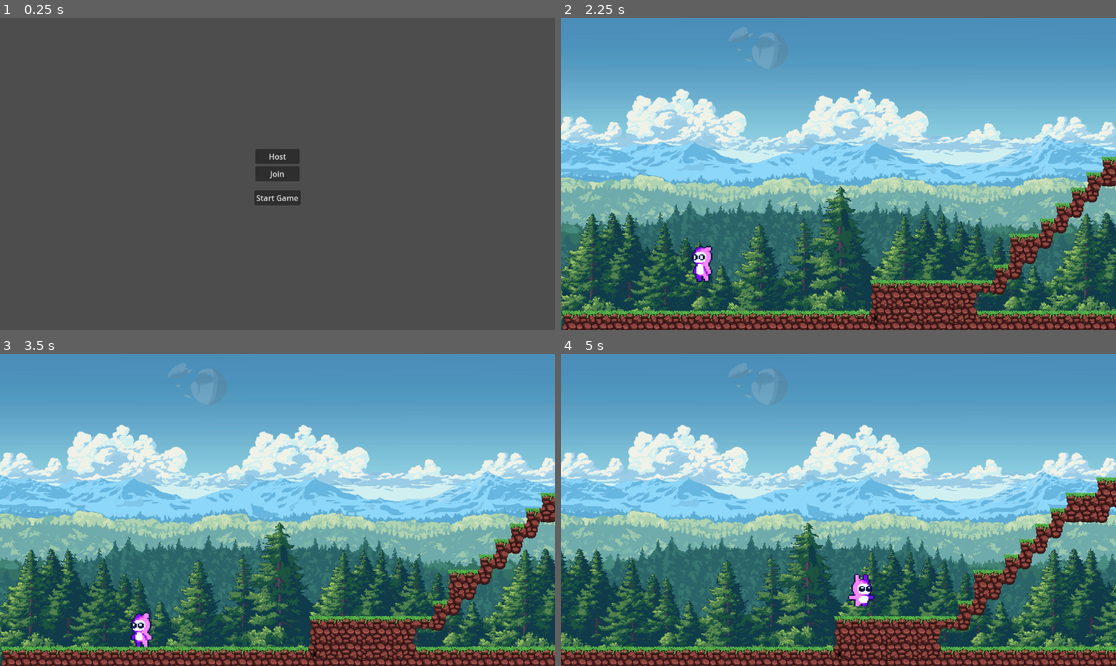
Above: before the commit, frames 1-4 (two rows, left to right).
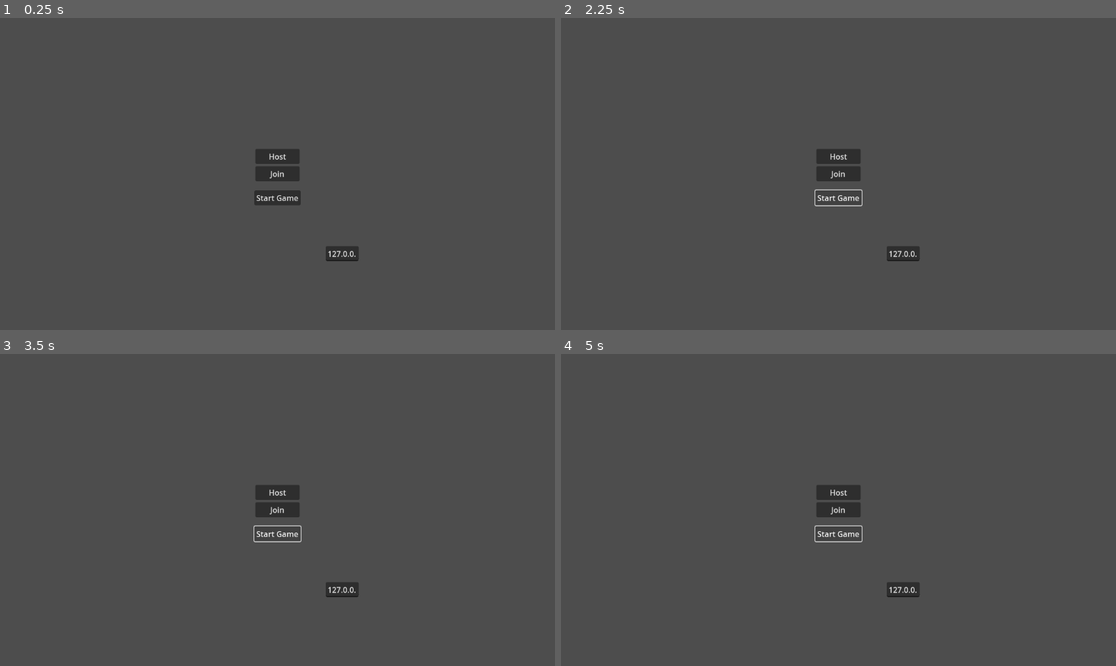
Above: after the commit, the same moments.

Repository: oberthan/Platformer
Game: Godot game, scene res://Main.tscn
The game is run twice, just before and just after one commit, with the same random seed, the same clock (stepped at 60 frames per second) and the same inputs.
Inputs (mouse positions are in pixels of both pictures, inside the frame that each line leads up to):
- Up to frame 1 (0.25 s): no input
- Up to frame 2 (2.25 s): click "Host" at 0.5 s; click "Join" at 1.25 s; click "Start Game" at 2 s
- Up to frame 3 (3.5 s): click (277, 534) at 2.75 s, where only the run after the commit has a clickable "Start Game"
- Up to frame 4 (5 s): hold D (right) from 3.53 s (still down); tap Space (jump) at 3.6, 3.77, 4.07, 4.35, 4.52, 4.82 s

The runs differ from the first frame. In frame 1, 0.3% of the frame differs, in the area x 58-65%, y 73-78%; in frame 2, 100%; in frame 3, 100%, in the area x 0-100%, y 0-100%; in frame 4, 100%.
Error after the commit: Parse Error: Unexpected identifier "def" in class body. (res://network.gd:38)

Commit message:
Refactor networking to support a dedicated server and implement server-authoritative physics.
This change introduces a new `network.gd` autoloaded singleton to centralize all networking logic. The game can now be run as a dedicated server using the `--server` command-line argument.

The physics has been refactored to be server-authoritative. Clients send their inputs to the server, which then processes the physics and broadcasts the updated state to all clients. This prevents cheating and ensures a consistent game state for all players.

The main changes are:
- Added `network.gd` to manage networking.
- Modified `Main.gd` to use the new `Network` singleton.
- Updated `Level.gd` to handle player spawning on the server.
- Refactored `Player.gd` to send inputs to the server and receive state updates.
- Removed the unused `world.gd` file.

Diff:
--- a/Level.gd
+++ b/Level.gd
@@ -4,11 +4,17 @@
 @onready var spawn_point = $SpawnPoint
 
 func _ready():
-	# Host spawns all players (works also if you connect late)
+	if Network.is_server:
+		for id in Network.get_all_player_ids():
+			# If we are the server, and not in dedicated server mode, spawn a player for us.
+			if id == 1 and "--server" not in OS.get_cmdline_args():
+				add_player(id)
+			# Spawn players for all clients
+			elif id != 1:
+				add_player(id)
 
-	for id in multiplayer.get_peers():
-		add_player(id)
-	add_player(multiplayer.get_unique_id()) # host itself
+		multiplayer.peer_connected.connect(add_player)
+		multiplayer.peer_disconnected.connect(remove_player)
 
 func add_player(id: int):
 	var player = player_scene.instantiate()
@@ -16,3 +22,10 @@
 	player.position = spawn_point.position
 	add_child(player)
 	player.set_multiplayer_authority(id)
+	Network.register_player(id, player)
+
+func remove_player(id: int):
+	var player = get_node(str(id))
+	if player:
+		player.queue_free()
+		Network.unregister_player(id)
--- a/Main.gd
+++ b/Main.gd
@@ -1,30 +1,21 @@
 extends Node2D
 
-var peer = ENetMultiplayerPeer.new()
-@export var player_scene : PackedScene
+var ip_address_input = LineEdit.new()
+
+func _ready():
+	ip_address_input.text = "127.0.0.1"
+	ip_address_input.position = Vector2(100, 150)
+	add_child(ip_address_input)
+
+func _on_host_pressed() -> void:
+	Network.start_server(4242, 2)
+	# The server will automatically switch to the level when it's ready.
+
+func _on_join_pressed() -> void:
+	var ip = ip_address_input.text
+	Network.start_client(ip, 4242)
 
 
-
-func _on_host_pressed() -> void:
-	peer.create_server(4242, 1)
-	multiplayer.multiplayer_peer = peer
-	multiplayer.peer_connected.connect(add_player)
-	add_player(multiplayer.get_unique_id())
-
-
-func _on_join_pressed() -> void:
-	peer.create_client("127.0.0.1", 4242)
-	multiplayer.multiplayer_peer = peer
-
-
-func add_player(id = 1):
-	print("Player joined with id:", id)
-
-# Host starts game
 func _on_start_game_pressed():
-	if multiplayer.is_server():
-		rpc("switch_to_level", "res://Level_1.tscn")
-
-@rpc("authority", "call_local")
-func switch_to_level(scene_path: String):
-	get_tree().change_scene_to_file(scene_path)
+	if Network.is_server:
+		Network.rpc("switch_to_level", "res://Level_1.tscn")
--- a/Player.gd
+++ b/Player.gd
@@ -14,16 +14,20 @@
 
 var eDelta = 0
 
+var inputs = {
+	"left": false,
+	"right": false,
+	"jump": false
+}
 
-
+var server_position = Vector2.ZERO
+var server_velocity = Vector2.ZERO
 
 func _enter_tree():
 	set_multiplayer_authority(name.to_int())
 	cam.enabled = is_multiplayer_authority()
 
 func _ready() -> void:
-	if is_multiplayer_authority():
-		rpc("updatePos", name, position, velocity)
 	cam.enabled = is_multiplayer_authority()
 
 	match name.to_int():
@@ -64,7 +68,7 @@
 		animation_sprite.set_flip_h(facing_left)
 		if animationName != prev_animation:
 			prev_animation = animationName
-			rpc("updateAnimation", name,animationName, facing_left)
+			rpc("update_animation", name,animationName, facing_left)
 
 
 	if health >= 100:
@@ -84,59 +88,63 @@
 func _physics_process(delta: float) -> void:
 	eDelta = delta
 	if is_multiplayer_authority():
-		# Add the gravity.
-		if not is_on_floor():
-			velocity += get_gravity() * delta
+		inputs.left = Input.is_action_pressed("left")
+		inputs.right = Input.is_action_pressed("right")
+		inputs.jump = Input.is_action_just_pressed("jump")
 
-		# Handle jump.
-		if Input.is_action_just_pressed("jump") and is_on_floor():
-			velocity.y = JUMP_VELOCITY
+		Network.rpc_id(1, "receive_player_input", name.to_int(), inputs)
+	else:
+		# Interpolate the position of the remote player
+		position = position.linear_interpolate(server_position, 0.2)
 
-		# Get the input direction and handle the movement/deceleration.
-		# As good practice, you should replace UI actions with custom gameplay actions.
-		var direction := Input.get_axis("left", "right")
-		if direction:
-			velocity.x = direction * SPEED
-			if facing_left != (direction<0):
-				facing_left = direction<0
-				rpc("updateAnimation", name, prev_animation, facing_left)
-		else:
-			velocity.x = move_toward(velocity.x, 0, SPEED)
+func apply_server_input(p_inputs, delta):
+	if not is_on_floor():
+		velocity += get_gravity() * delta
 
-		move_and_slide()
+	if p_inputs.jump and is_on_floor():
+		velocity.y = JUMP_VELOCITY
 
-		if position.y > 1000:
-			position.y = -100
-			velocity.y = 0
-			decrease_health(35)
-			rpc("updatePos", name, position, velocity)
-		else:
-			rpc("updatePos", name, position, velocity)
+	var direction = 0
+	if p_inputs.left:
+		direction = -1
+	elif p_inputs.right:
+		direction = 1
 
+	if direction:
+		velocity.x = direction * SPEED
+		if facing_left != (direction<0):
+			facing_left = direction<0
+			rpc("update_animation", name, prev_animation, facing_left)
+	else:
+		velocity.x = move_toward(velocity.x, 0, SPEED)
 
-	else:
+	move_and_slide()
 
-		move_and_slide()
-		#position = lerp(position, updated_position, delta*15)
+	if position.y > 1000:
+		position.y = -100
+		velocity.y = 0
+		decrease_health(35)
+
+	rpc("update_client_state", position, velocity)
 
 func decrease_health(amount):
 	health -= amount
-	rpc("updateHealth", name, health)
+	rpc("update_health", name, health)
 
-@rpc("unreliable", "any_peer", "call_local") func updatePos(id, pos, vel):
+@rpc("unreliable", "any_peer", "call_local")
+func update_client_state(p_position, p_velocity):
 	if !is_multiplayer_authority():
-		if name == id:
-			velocity = vel
-			position = pos
+		server_position = p_position
+		server_velocity = p_velocity
 
 
-@rpc("any_peer", "call_local") func updateAnimation(id, animationName, flip):
+@rpc("any_peer", "call_local") func update_animation(id, animationName, flip):
 	if !is_multiplayer_authority():
 		if name == id:
 			animation_sprite.set_flip_h(flip)
 			animation_sprite.play(animationName)
 
-@rpc("any_peer", "call_local") func updateHealth(id, hp):
+@rpc("any_peer", "call_local") func update_health(id, hp):
 	if !is_multiplayer_authority():
 		if name == id:
 			health = hp
--- /dev/null
+++ b/network.gd
@@ -0,0 +1,41 @@
+extends Node
+
+var peer = ENetMultiplayerPeer.new()
+var is_server = false
+var players = {}
+
+func _ready():
+	if "--server" in OS.get_cmdline_args():
+		start_server(4242, 2)
+
+func start_server(port, max_clients):
+	is_server = true
+	peer.create_server(port, max_clients)
+	multiplayer.multiplayer_peer = peer
+	print("Server started on port %d" % port)
+
+func start_client(ip, port):
+	peer.create_client(ip, port)
+	multiplayer.multiplayer_peer = peer
+
+func get_player_id():
+	return multiplayer.get_unique_id()
+
+func get_all_player_ids():
+	return multiplayer.get_peers() + [get_player_id()]
+
+func register_player(id, player_node):
+	players[id] = player_node
+
+func unregister_player(id):
+	players.erase(id)
+
+@rpc("any_peer", "call_local")
+func switch_to_level(scene_path: String):
+	get_tree().change_scene_to_file(scene_path)
+
+@rpc("authority", "call_local")
+def receive_player_input(id, inputs):
+	if is_server:
+		if players.has(id):
+			players[id].apply_server_input(inputs, get_process_delta_time())
--- a/project.godot
+++ b/project.godot
@@ -15,9 +15,9 @@
 config/features=PackedStringArray("4.4", "Forward Plus")
 run/low_processor_mode_sleep_usec=3000
 
-[dotnet]
+[autoload]
 
-project/assembly_name="Platformer"
+Network="*res://network.gd"
 
 [input]
 
--- a/world.gd
+++ /dev/null
@@ -1,22 +0,0 @@
-extends Node2D
-
-func _ready() -> void:
-	# Connect after the world is loaded
-	Network.peer_ready.connect(_on_peer_ready)
-
-	# Spawn local player immediately once world is ready
-	var my_id = multiplayer.get_unique_id()
-	Network._spawn_player_for_peer(my_id)
-
-func _on_peer_ready(id: int) -> void:
-	# Server tells us another peer joined
-	if multiplayer.is_server():
-		Network._spawn_player_for_peer(id)
-
-func _physics_process(delta: float) -> void:
-	var my_id := multiplayer.get_unique_id()
-	var players_node := $Players
-	if players_node.has_node(str(my_id)):
-		var local_player = players_node.get_node(str(my_id))
-		if not local_player.is_multiplayer_authority():
-			local_player.send_local_input()
Not shown, removed: world.gd.uid
